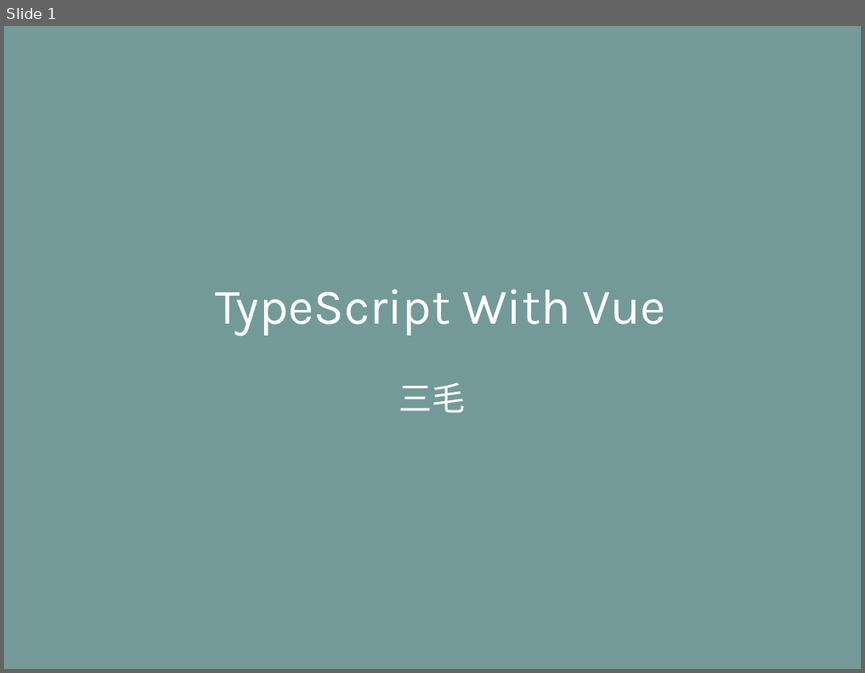
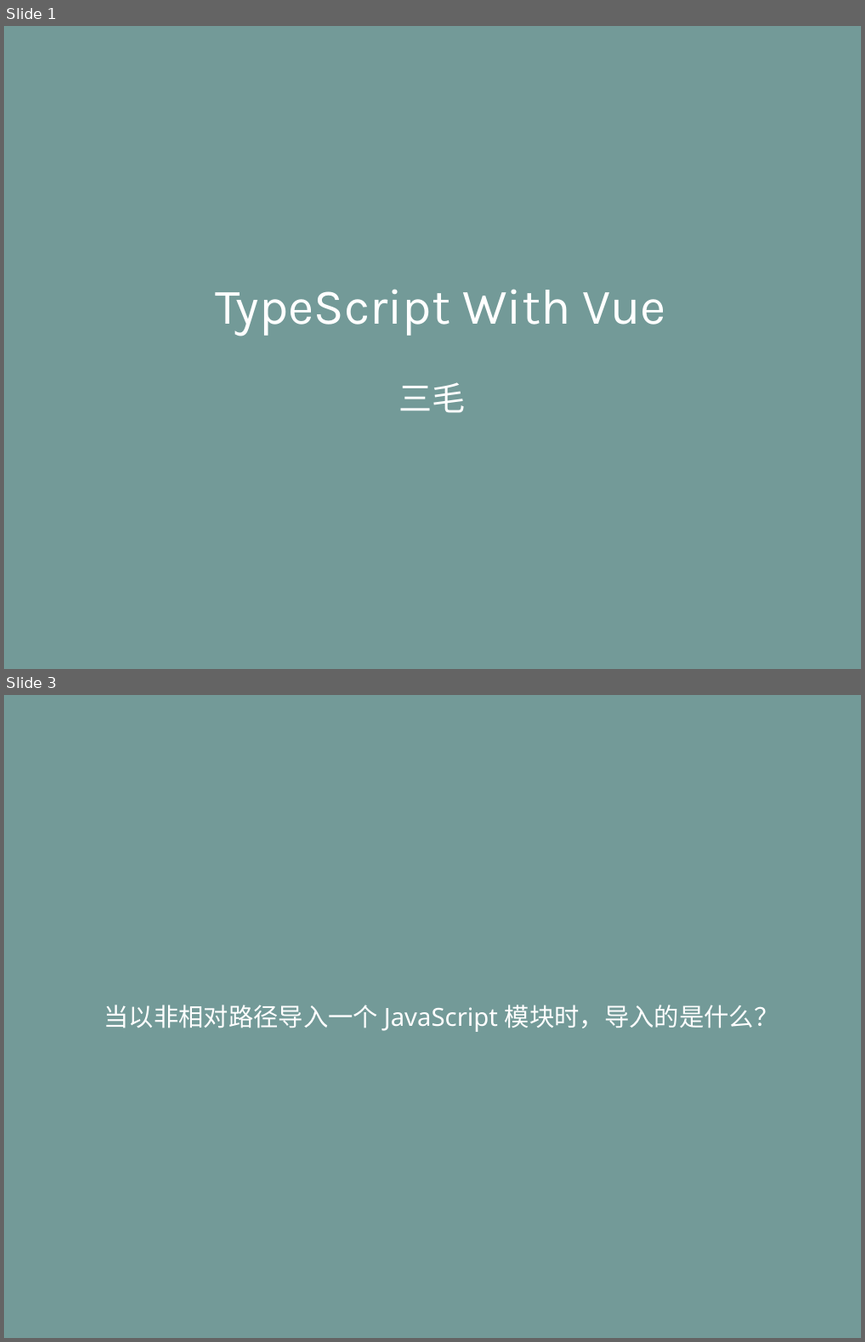
Before and after one commit to life0727/blog, a slide deck: ppt/typescript（三）.pptx. Shown one above the other, each under a label of ours: slide 1 before the commit, slides 1 and 3 after it; the slides between them are not shown. The pictures are 865x673 and 865x1342 pixels, drawn with LibreOffice and Linux fonts; fonts in the diff are those of the drawing. Boxes give left, top, right and bottom in pixels: in the first picture for what was removed or moved away, otherwise in the second. Text is boxed around its words. In the diff, an @@ line names an element or a change of style, - is before the commit and + after.

```diff
--- a/ppt/typescript（三）.pptx
+++ b/ppt/typescript（三）.pptx
@@ slide 3 added at <box>4,695,861,1338</box>, background #739A98 @@
@@ text added at <box>104,1004,779,1032</box>, 33 pt, text #FFFFFF @@
+当以非相对路径导入一个 JavaScript 模块时，导入的是什么？
```
Also in this commit, not shown: 3 other slides added, 1 slide removed.
